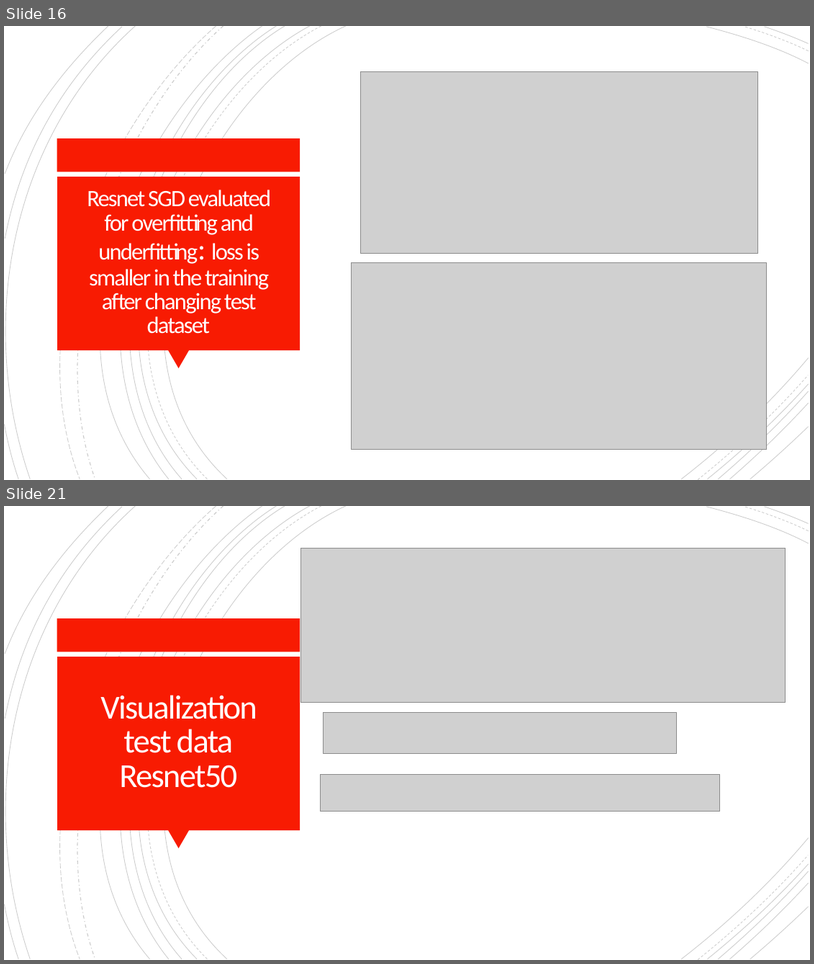
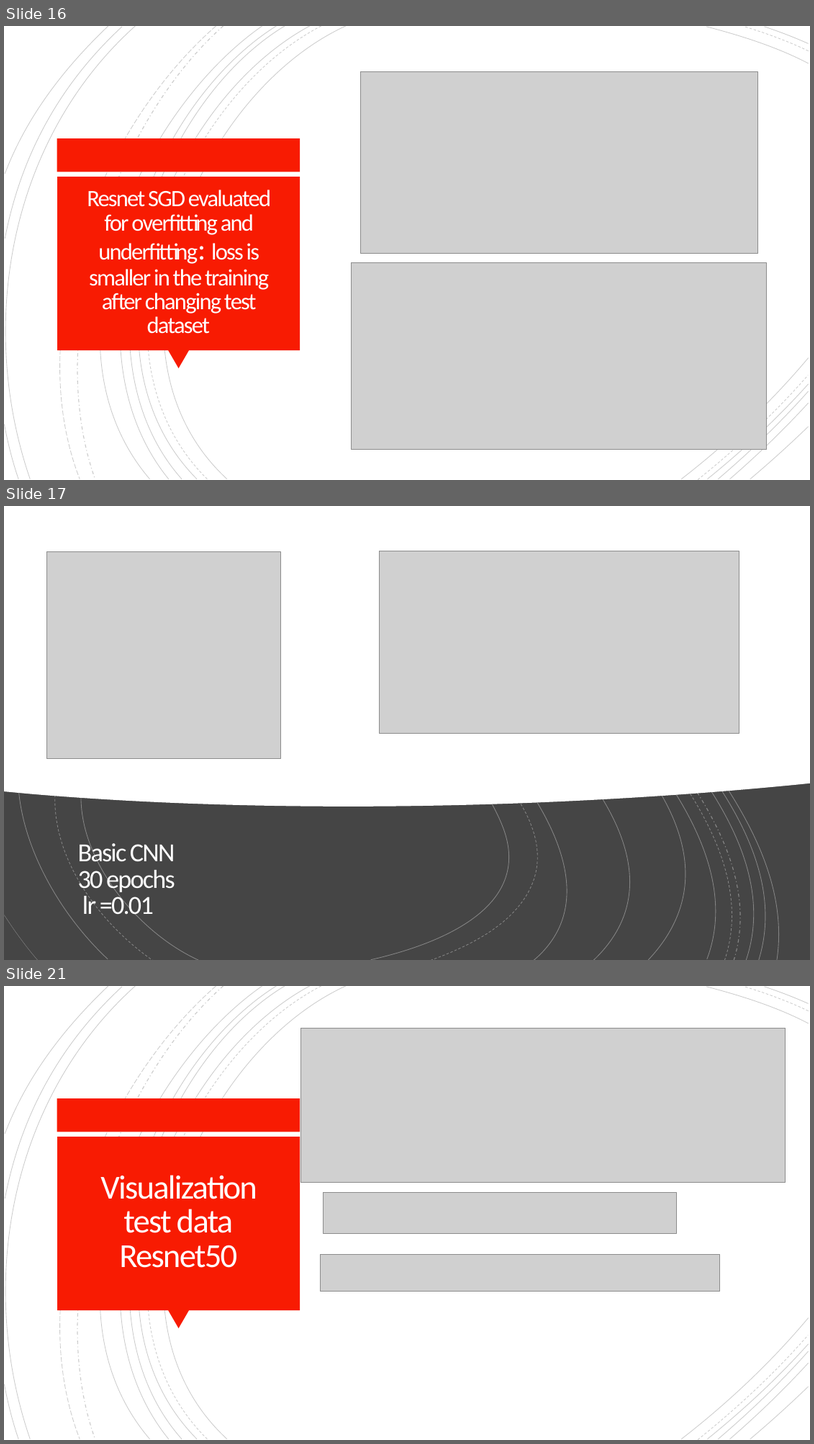
Before and after one commit to Kaoutar-Nahli/Early-Fire-Detection, a slide deck: deep-learning-fire-detection.pptx. Shown one above the other, each under a label of ours: slides 16 and 21 before the commit, slides 16, 17 and 21 after it; the slides between them are not shown. The pictures are 814x964 and 814x1444 pixels, drawn with LibreOffice and Linux fonts; fonts in the diff are those of the drawing; grey boxes stand for pictures. Boxes give left, top, right and bottom in pixels: in the first picture for what was removed or moved away, otherwise in the second. Text is boxed around its words. In the diff, an @@ line names an element or a change of style, - is before the commit and + after.

```diff
--- a/deep-learning-fire-detection.pptx
+++ b/deep-learning-fire-detection.pptx
@@ slide 17 added at bbox=[4, 506, 810, 960], background #454545 @@
@@ rectangle added at bbox=[4, 506, 810, 960], fill #454545 @@
@@ freeform shape added at bbox=[4, 506, 810, 806], fill #FFFFFF @@
@@ group added at bbox=[4, 506, 809, 960]: 18 freeform shapes @@
@@ group added at bbox=[4, 506, 810, 960]: 19 freeform shapes @@
@@ picture added at bbox=[46, 551, 280, 759] @@
@@ picture added at bbox=[380, 551, 740, 733] @@
@@ title added at bbox=[78, 839, 175, 920], 31 pt, text #FFFFFF @@
+Basic CNN
+30 epochs
+lr =0.01
```
Also in this commit, not shown: 4 slides changed, 1 slide removed, 2 other files.
